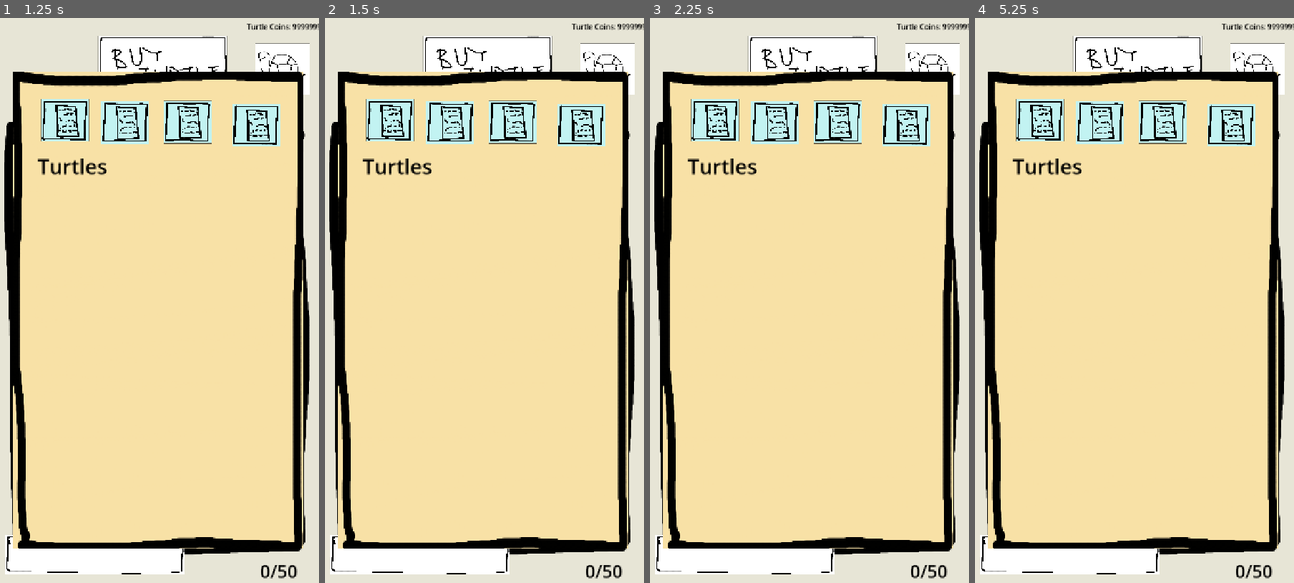
Above: before the commit, frames 1-4 (left to right).
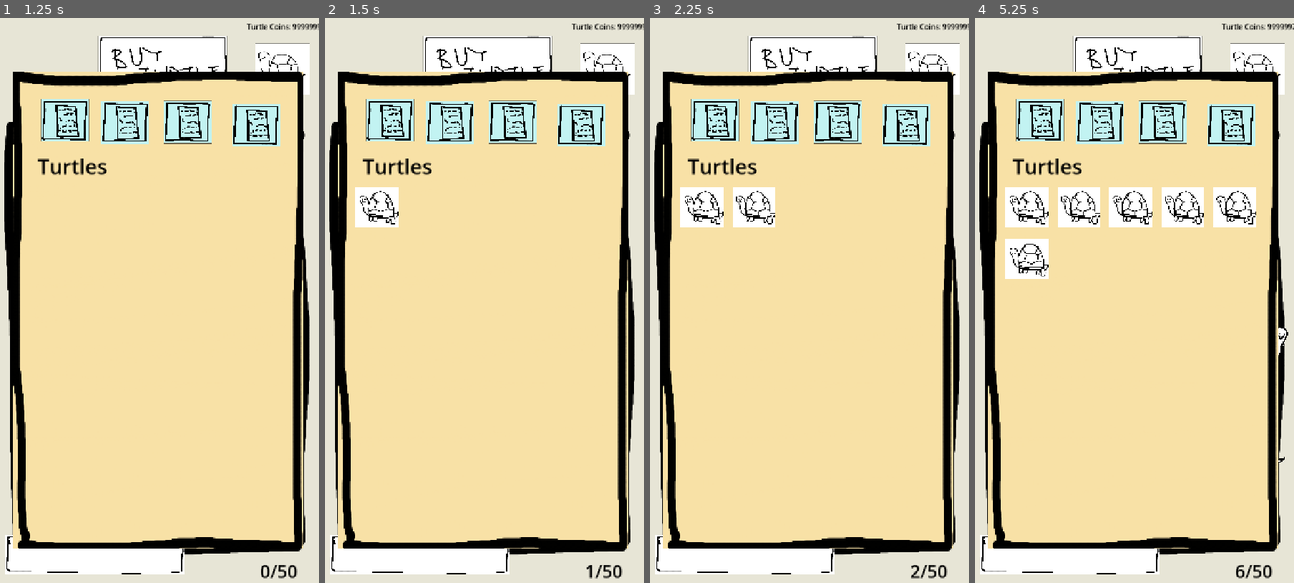
Above: after the commit, the same moments.

Repository: vsen2/turtleTower
Game: Godot game, scene res://main.tscn
Same seed, same stepped clock (60 frames per second), same inputs: the game is played once before the commit and once after it. This scene is started directly instead of the project's main scene.
Inputs (mouse positions are in pixels of both pictures, inside the frame that each line leads up to):
- Up to frame 1 (1.25 s): click (280, 68) at 0.5 s
- Up to frame 2 (1.5 s): click "Turtle Cost: 1" at 1.25 s
- Up to frame 3 (2.25 s): click "Turtle Cost: 1" (after the commit: "Turtle Cost: 2") at 2 s
- Up to frame 4 (5.25 s): click "Turtle Cost: 1" (after the commit: "Turtle Cost: 3") at 2.75 s; click "Turtle Cost: 1" (after the commit: "Turtle Cost: 4") at 3.5 s; click "Turtle Cost: 1" (after the commit: "Turtle Cost: 5") at 4.25 s; click "Turtle Cost: 1" (after the commit: "Turtle Cost: 6") at 5 s

Frame 1 is identical in both runs. In frame 2, 1.0% of the frame differs, in the area x 9-85%, y 29-100%; in frame 3, 1.9%; in frame 4, 5.9%, in the area x 9-100%, y 1-99%.

Commit message:
animated turtle

Diff:
--- a/main.tscn
+++ b/main.tscn
@@ -21,15 +21,13 @@
 
 [node name="Node2D" type="Node2D" unique_id=1208055871]
 script = ExtResource("1_0xm2m")
-turtle_icon = null
-turtle_scene = null
 
 [node name="Turtle" type="Node2D" parent="." unique_id=625131241]
 position = Vector2(358, 750.00006)
 scale = Vector2(0.33174604, 0.85900265)
 
 [node name="Background" type="Sprite2D" parent="." unique_id=1554020935]
-position = Vector2(361, 36)
+position = Vector2(360, 58)
 scale = Vector2(1.522, 20.519999)
 texture = ExtResource("1_ig7tw")
 
@@ -106,8 +104,8 @@
 offset_bottom = 40.0
 
 [node name="StoreNoBg" type="Sprite2D" parent="STORE" unique_id=1229957735]
-position = Vector2(200.99994, 1381)
-scale = Vector2(0.19470899, 0.1760812)
+position = Vector2(168, 1377)
+scale = Vector2(0.1708995, 0.14011475)
 texture = ExtResource("9_yaehf")
 
 [node name="CashRegister1" type="Sprite2D" parent="STORE" unique_id=599831646]
--- /dev/null
+++ b/spritesheet.json
@@ -0,0 +1,76 @@
+{
+    "frames": {
+        "2026_10_15_0ub_Kleki (1).png": {
+            "frame": {
+                "x": 1,
+                "y": 1,
+                "w": 1890,
+                "h": 1121
+            },
+            "rotated": false,
+            "trimmed": false,
+            "spriteSourceSize": {
+                "x": 0,
+                "y": 0,
+                "w": 1890,
+                "h": 1121
+            },
+            "sourceSize": {
+                "w": 1890,
+                "h": 1121
+            }
+        },
+        "2026_10_15_0ub_Kleki (2).png": {
+            "frame": {
+                "x": 1,
+                "y": 1124,
+                "w": 1890,
+                "h": 1121
+            },
+            "rotated": false,
+            "trimmed": false,
+            "spriteSourceSize": {
+                "x": 0,
+                "y": 0,
+                "w": 1890,
+                "h": 1121
+            },
+            "sourceSize": {
+                "w": 1890,
+                "h": 1121
+            }
+        },
+        "2026_10_15_0ub_Kleki.png": {
+            "frame": {
+                "x": 1893,
+                "y": 1,
+                "w": 1890,
+                "h": 1121
+            },
+            "rotated": false,
+            "trimmed": false,
+            "spriteSourceSize": {
+                "x": 0,
+                "y": 0,
+                "w": 1890,
+                "h": 1121
+            },
+            "sourceSize": {
+                "w": 1890,
+                "h": 1121
+            }
+        }
+    },
+    "meta": {
+        "app": "https://www.codeandweb.com/texturepacker",
+        "version": "1.0",
+        "image": "spritesheet.png",
+        "format": "RGBA8888",
+        "size": {
+            "w": 3784,
+            "h": 2246
+        },
+        "scale": "1",
+        "comment": "Created with TexturePacker Online (free version)\nhttps://www.codeandweb.com/texturepacker-online\n\nTexturePacker desktop offers better support for Pixi and Phaser with sprite trimming, better packing algorithms, hardware texture compression, and PNG optimization.\nTry TexturePacker desktop: https://www.codeandweb.com/texturepacker"
+    }
+}
--- a/turtle.tscn
+++ b/turtle.tscn
@@ -1,20 +1,41 @@
 [gd_scene format=3 uid="uid://dqbtfsg04rb4m"]
 
 [ext_resource type="Script" uid="uid://b6an50qt5dcoy" path="res://turtleCode.gd" id="1_2ssyi"]
-[ext_resource type="Texture2D" uid="uid://ci4t6q8l0p7ej" path="res://turtleNoBG.png" id="2_2ssyi"]
+[ext_resource type="Texture2D" uid="uid://cf5oicbcdo18t" path="res://turtlewalk1.png" id="2_ghgcf"]
+[ext_resource type="Texture2D" uid="uid://b6386yhdnph12" path="res://turtleWalk2.png" id="3_hlk0a"]
+[ext_resource type="Texture2D" uid="uid://jq5geayp6ur3" path="res://turtlewalk3.png" id="4_e1omo"]
 
 [sub_resource type="RectangleShape2D" id="RectangleShape2D_6snss"]
 size = Vector2(168, 117)
+
+[sub_resource type="SpriteFrames" id="SpriteFrames_ccrme"]
+animations = [{
+"frames": [{
+"duration": 1.0,
+"texture": ExtResource("2_ghgcf")
+}, {
+"duration": 1.0,
+"texture": ExtResource("3_hlk0a")
+}, {
+"duration": 1.0,
+"texture": ExtResource("4_e1omo")
+}],
+"loop": 1,
+"name": &"default",
+"speed": 5.0
+}]
 
 [node name="Turtle" type="Area2D" unique_id=330427929]
 position = Vector2(88, 82)
 script = ExtResource("1_2ssyi")
 
 [node name="CollisionShape2D" type="CollisionShape2D" parent="." unique_id=1328151684]
-position = Vector2(-1, -2.5)
+position = Vector2(-2, -1)
 shape = SubResource("RectangleShape2D_6snss")
 
-[node name="TimmyOG" type="Sprite2D" parent="." unique_id=1640845142]
-position = Vector2(-2.0000153, -1.0000153)
-scale = Vector2(0.12169312, 0.12135922)
-texture = ExtResource("2_2ssyi")
+[node name="AnimatedSprite2D" type="AnimatedSprite2D" parent="." unique_id=669674736]
+position = Vector2(13, -1)
+rotation = -0.005483886
+scale = Vector2(0.10383152, 0.10350519)
+sprite_frames = SubResource("SpriteFrames_ccrme")
+frame_progress = 0.23228993
--- a/turtleCode.gd
+++ b/turtleCode.gd
@@ -7,7 +7,7 @@
 var is_dragging: bool = false
 var drag_offset: Vector2 = Vector2.ZERO
 
-@onready var sprite: Sprite2D = $Sprite2D
+@onready var sprite: AnimatedSprite2D = $AnimatedSprite2D
 @onready var collision_shape: CollisionShape2D = $CollisionShape2D
 
 # Cache the radius/extent so it's calculated reliably
@@ -17,6 +17,7 @@
 	_pick_random_direction()
 	input_event.connect(_on_input_event)
 	_calculate_turtle_size()
+	sprite.play("default")
 
 func _calculate_turtle_size() -> void:
 	# Priority 1: Use CollisionShape2D if present (most accurate)
@@ -74,6 +75,12 @@
 		global_position.x = clamp(global_position.x, min_x, max_x)
 		global_position.y = clamp(global_position.y, min_y, max_y)
 
+		if sprite:
+			if direction.x > 0:
+				sprite.flip_h = true
+			elif direction.x < 0:
+				sprite.flip_h = false
+
 func _pick_random_direction() -> void:
 	direction = Vector2.RIGHT.rotated(randf_range(0.0, TAU)).normalized()
 
Binary file added: spritesheet.png
Not shown, added: spritesheet.png.import
Binary file added: turtleWalk2.png
Not shown, added: turtleWalk2.png.import
Binary file added: turtlewalk1.png
Not shown, added: turtlewalk1.png.import
Binary file added: turtlewalk3.png
Not shown, added: turtlewalk3.png.import
